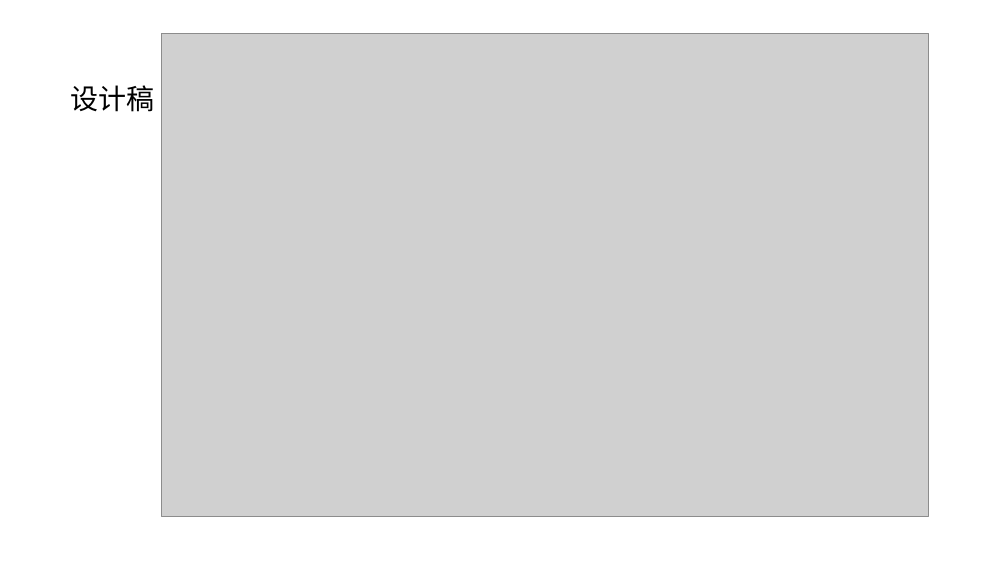
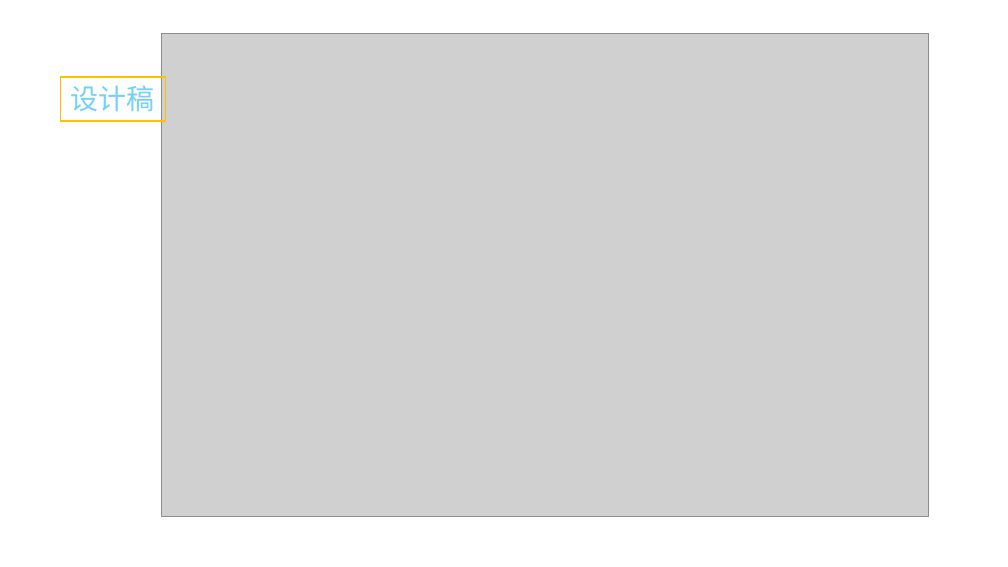
Before and after one commit to RubyLouvre/tx-todolist, a slide deck: slide 8 of TodoList.pptx (slide 6 before the commit). Drawn at 1008x567 pixels with LibreOffice and Linux fonts; fonts in the diff are those of the drawing; grey boxes stand for pictures; background and template pictures are left out. Boxes give left, top, right and bottom in pixels: in the first picture for what was removed or moved away, otherwise in the second. Text is boxed around its words. In the diff, an @@ line names an element or a change of style, - is before the commit and + after.

```diff
--- a/TodoList.pptx
+++ b/TodoList.pptx
@@ rectangle "设计稿" resized from (x1=70, y1=85, x2=154, y2=112) to (x1=60, y1=77, x2=165, y2=121) @@
@@ rectangle "设计稿" at (x1=60, y1=77, x2=165, y2=121): text colour #000000 to #75D1FA; outline none to #FFC000 1 pt @@
```
Also in this commit, not shown: 5 other slides changed, 3 slides added, 2 slides removed, 2 other files.
